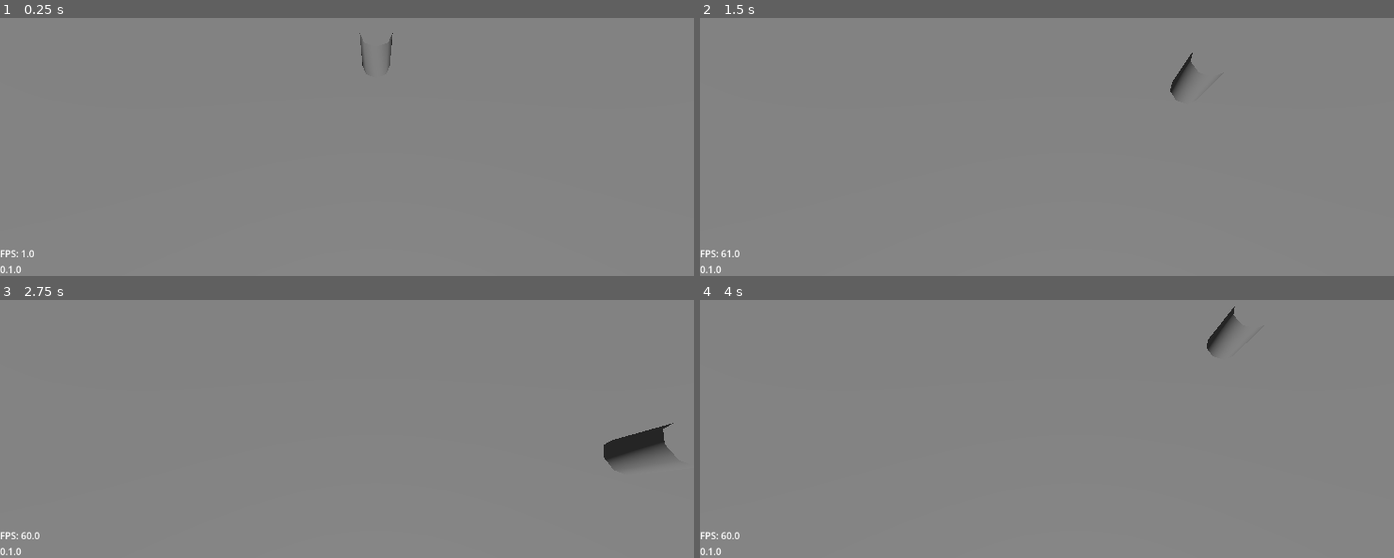
Above: before the commit, frames 1-4 (two rows, left to right).
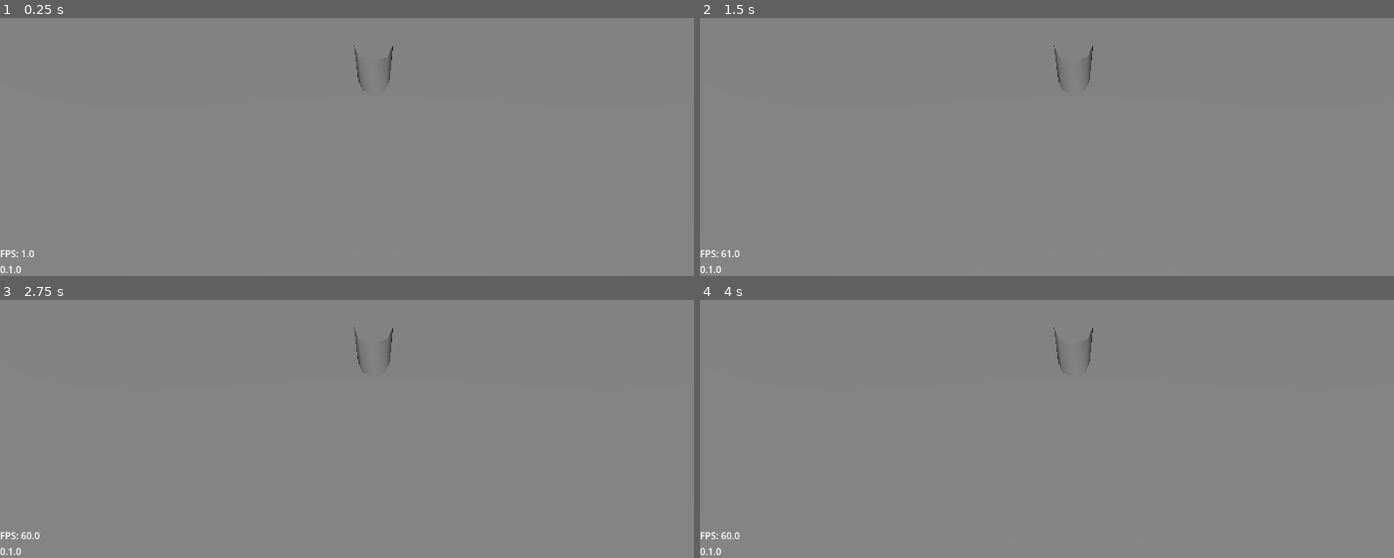
Above: after the commit, the same moments.

Repository: Grey-B/toy-defenders
Game: Godot game, scene res://src/core/main_game/main_game.tscn
Same seed, same stepped clock (60 frames per second), same inputs: the game is played once before the commit and once after it.
Inputs:
- Up to frame 1 (0.25 s): no input
- Up to frame 2 (1.5 s): tap Enter at 0.5 s; hold D (move_right) 0.53-1.28 s; tap I at 0.6, 1.35 s; hold S (move_down) from 1.28 s (still down)
- Up to frame 3 (2.75 s): release S (move_down) at 2.03 s; hold D (move_right) from 2.03 s (still down); tap I at 2.1 s
- Up to frame 4 (4 s): release D (move_right) at 2.78 s; hold W (move_up) 2.78-3.53 s; tap I at 2.85, 3.6 s; hold A (move_left) from 3.53 s (still down)

The runs differ from the first frame. In frame 1, 0.2% of the frame differs, in the area x 50-57%, y 5-28%; in frame 2, 0.4%; in frame 3, 1.2%, in the area x 50-98%, y 10-66%; in frame 4, 0.4%.

Commit message:
Just parented the camera to the player. It's fine for now (#3)

Diff:
--- a/src/core/main_game/main_game.gd
+++ b/src/core/main_game/main_game.gd
@@ -68,7 +68,7 @@
 	level_root.add_child(current_level)
 
 	place_player_at_level_spawn()
-	setup_camera()
+	#setup_camera()
 
 
 func place_player_at_level_spawn() -> void:
@@ -81,14 +81,13 @@
 
 	player.global_position = current_level.get_default_player_spawn()
 
-
-func setup_camera() -> void:
-	if player == null or current_level == null:
-		return
-
-	var level_camera := current_level.get_player_camera()
-	if level_camera == null:
-		return
-
-	# TODO: temporary hookup
-	# TODO: camera_system.set_target(player)
+	#func setup_camera() -> void:
+	#if player == null or current_level == null:
+	#return
+	#
+	#var level_camera := current_level.get_player_camera()
+	#if level_camera == null:
+	#return
+	#
+	## TODO: temporary hookup
+	## TODO: camera_system.set_target(player)
--- a/src/gameplay/player/player.tscn
+++ b/src/gameplay/player/player.tscn
@@ -5,6 +5,7 @@
 [sub_resource type="CapsuleShape3D" id="CapsuleShape3D_6owma"]
 
 [node name="Player" type="CharacterBody3D" unique_id=1566504034]
+collision_layer = 2
 script = ExtResource("1_kh5p4")
 speed = 5.0
 
@@ -13,3 +14,6 @@
 shape = SubResource("CapsuleShape3D_6owma")
 
 [node name="CSGCylinder3D" type="CSGCylinder3D" parent="CollisionShape3D" unique_id=1191798244]
+
+[node name="Camera3D" type="Camera3D" parent="." unique_id=1552441341]
+transform = Transform3D(1, 0, 0, 0, 0.50000006, 0.8660254, 0, -0.8660254, 0.50000006, 0.068574905, 7.810198, 3.9408832)
--- a/src/levels/base_level.gd
+++ b/src/levels/base_level.gd
@@ -3,6 +3,3 @@
 extends Node3D
 
 @abstract func get_default_player_spawn() -> Vector3
-
-
-@abstract func get_player_camera() -> Camera3D
--- a/src/levels/prototypes/test_level_1.gd
+++ b/src/levels/prototypes/test_level_1.gd
@@ -3,12 +3,7 @@
 
 @onready var player_spawn: PlayerSpawn = %PlayerSpawn
 # TODO: change to camera syster manager
-@onready var camera: Camera3D = %Camera3D
 
 
 func get_default_player_spawn() -> Vector3:
 	return player_spawn.global_position
-
-
-func get_player_camera() -> Camera3D:
-	return camera
--- a/src/levels/prototypes/test_level_1.tscn
+++ b/src/levels/prototypes/test_level_1.tscn
@@ -39,7 +39,3 @@
 unique_name_in_owner = true
 transform = Transform3D(1, 0, 0, 0, 1, 0, 0, 0, 1, 0, 3, 0)
 script = ExtResource("2_578bt")
-
-[node name="Camera3D" type="Camera3D" parent="." unique_id=357815887]
-unique_name_in_owner = true
-transform = Transform3D(1, 0, 0, 0, 0.5, 0.8660254, 0, -0.8660254, 0.5, 0, 11.726133, 5)
